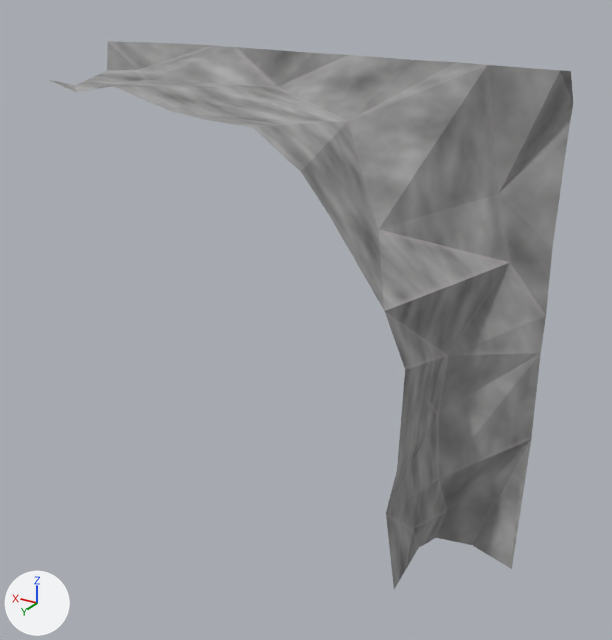
One commit to the glTF model Rogue-Robots/Assets/Models/ModularBlocks/InnerCornerFlat2.gltf: the scene before it, then after it.
One viewpoint serves both versions: a camera (50 mm lens) standing at (-4.32, 8.77, 5.86) and looking at (-0.25, 1.99, 2.47). Lighting does not change. The marker at lower left points along +X, +Y and +Z. Vertices at the same position are counted once.

Script lines for the objects in view, before the commit:
```python
me_scene_100 = bpy.data.meshes.new('Scene.100')
me_scene_100.from_pydata(...)  # 52 vertices, 63 faces; spans x -2.5..2.5, y 1.35..2.5, z 0.0..5.0
me_scene_100.materials.append(mat_ground)  # picture img_diffusegroundgroup2
ob_innercornerflat2 = bpy.data.objects.new('InnerCornerFlat2', me_scene_100)
ob_innercornerflat2.location = (0.0, 0.0, 0.0)
```
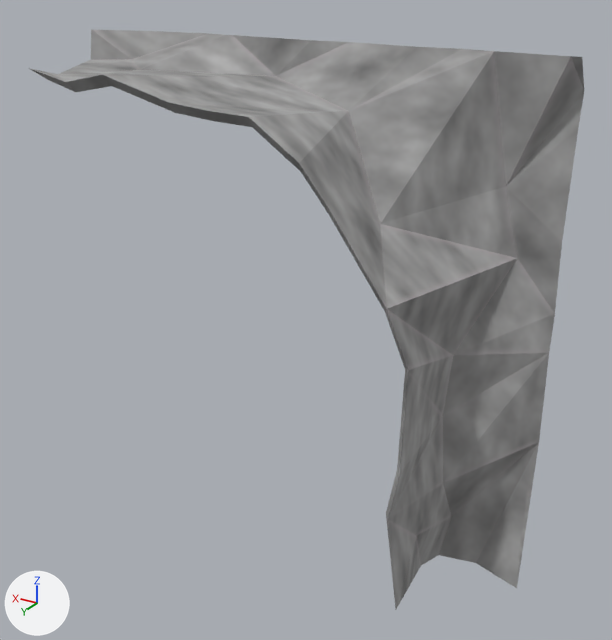
What changed in the scene script:
```text
Change me_scene_100:
    used by ob_innercornerflat2; location = (0.0, 0.0, 0.0)
    remove me_scene_100.from_pydata(...)  # 52 vertices, 63 faces; spans x -2.5..2.5, y 1.35..2.5, z 0.0..5.0
    add me_scene_100.from_pydata(...)  # 104 vertices, 204 faces; spans x -2.64..2.5, y 1.35..2.75, z -0.01..5.14
    me_scene_100 part 1
    28 vertices are added at x -2.64..2.48, y 1.63..2.75, z -0.01..5.14
    17 new vertices lie (-0.14, 0.25, 0.14) away from vertices in x -2.5..2.12, y 1.38..2.5, z 0.88..5.0
    7 new vertices lie (-0.13, 0.25, 0.14) away from vertices in x -2.42..2.0, y 1.35..2.5, z 2.47..5.0
    141 new faces join them
```

Where the change shows, as pixel boxes (x1, y1, x2, y2) in the pictures (612 x 640 px):
'InnerCornerFlat2', reshaped (6% wider)
    before: (50, 41, 573, 589)
    after: (29, 29, 584, 609)
part 1 of me_scene_100, added
    after: (29, 29, 584, 609)
